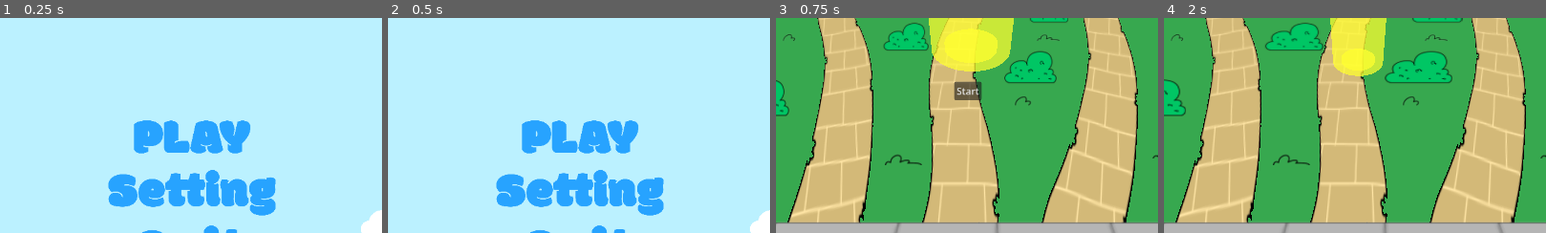
Above: before the commit, frames 1-4 (left to right).
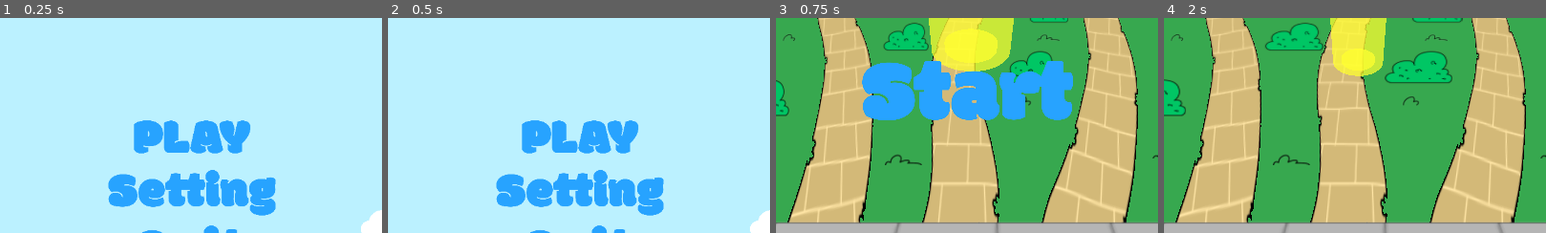
Above: after the commit, the same moments.

Repository: KgHtetNaing/sun_is_watching
Game: Godot game, scene res://scenes/main_menu.tscn
The game is run twice, just before and just after one commit, with the same random seed, the same clock (stepped at 60 frames per second) and the same inputs. The engine's default icon, where the game draws it, is replaced by a stand-in: a white triangle on a blue panel in a dark square.
Inputs (mouse positions are % of the whole screen's width and height, from its top left):
- Up to frame 1 (0.25 s): no input
- Up to frame 2 (0.5 s): no input
- Up to frame 3 (0.75 s): click (50, 61) at 0.5 s
- Up to frame 4 (2 s): click (50, 50) at 1.25 s
The pictures show only the part of the screen within x 25-75%, y 33-83%; the shares and areas given below are measured in that part.

The runs differ from the first frame. In frame 3, 11% of the frame differs, in the area x 22-78%, y 20-48%; in frame 4, nothing differs.

Commit message:
ButtonDone

Diff:
--- a/scenes/main_scene.tscn
+++ b/scenes/main_scene.tscn
@@ -7,13 +7,25 @@
 [ext_resource type="PackedScene" uid="uid://1hyjr1t1utcx" path="res://scenes/homes.tscn" id="4_pu3yx"]
 [ext_resource type="PackedScene" uid="uid://cddnl525thr57" path="res://scenes/win_screen.tscn" id="5_gubc5"]
 [ext_resource type="Script" uid="uid://dd0xrfbjiqaif" path="res://scripts/escape_point.gd" id="5_rt2n2"]
+[ext_resource type="Texture2D" uid="uid://bdjrmxbtm2pa" path="res://art/Ui/button-15.png" id="6_6u1mn"]
+[ext_resource type="Texture2D" uid="uid://dao8r5ip24vsh" path="res://art/Ui/button-17.png" id="7_bcnxi"]
 [ext_resource type="Texture2D" uid="uid://b8ieg05gbitsk" path="res://art/Envi/grass1.png" id="8_4w45t"]
+[ext_resource type="Texture2D" uid="uid://cct6wbfatwoh5" path="res://art/Ui/button-16.png" id="8_7nt27"]
 [ext_resource type="Texture2D" uid="uid://oflr6i4vsgs4" path="res://art/Envi/bigbush.png" id="8_18nlu"]
 [ext_resource type="Texture2D" uid="uid://1svievppf4fk" path="res://art/Envi/exit.png" id="9_e1cbu"]
 [ext_resource type="Texture2D" uid="uid://cq2r2uc8n7y2m" path="res://art/Envi/grass2.png" id="9_r6p65"]
 [ext_resource type="PackedScene" uid="uid://cdvw2b43hrl8i" path="res://bush1.tscn" id="10_6wevv"]
 [ext_resource type="Texture2D" uid="uid://cmxubd31ukevr" path="res://art/Envi/grass3.png" id="10_r6p65"]
 [ext_resource type="Texture2D" uid="uid://ddcqo2uqu3dxy" path="res://art/Envi/path.png" id="12_mngbo"]
+
+[sub_resource type="StyleBoxTexture" id="StyleBoxTexture_k6f3i"]
+texture = ExtResource("6_6u1mn")
+
+[sub_resource type="StyleBoxTexture" id="StyleBoxTexture_xdqt8"]
+texture = ExtResource("7_bcnxi")
+
+[sub_resource type="StyleBoxTexture" id="StyleBoxTexture_adb74"]
+texture = ExtResource("8_7nt27")
 
 [sub_resource type="StandardMaterial3D" id="StandardMaterial3D_6wevv"]
 shading_mode = 0
@@ -78,13 +90,16 @@
 anchor_top = 0.5
 anchor_right = 0.5
 anchor_bottom = 0.5
-offset_left = -23.0
-offset_top = -15.5
-offset_right = 23.0
-offset_bottom = 15.5
+offset_left = -176.81158
+offset_top = -50.0
+offset_right = 176.81158
+offset_bottom = 50.0
 grow_horizontal = 2
 grow_vertical = 2
-text = "Start"
+size_flags_horizontal = 0
+theme_override_styles/normal = SubResource("StyleBoxTexture_k6f3i")
+theme_override_styles/pressed = SubResource("StyleBoxTexture_xdqt8")
+theme_override_styles/hover = SubResource("StyleBoxTexture_adb74")
 
 [node name="Timer" type="Timer" parent="." unique_id=971018918]
 process_mode = 3
--- a/scenes/win_screen.tscn
+++ b/scenes/win_screen.tscn
@@ -9,6 +9,14 @@
 process_mode = 3
 layer = 2
 script = ExtResource("1_wv5lq")
+
+[node name="ColorRect" type="ColorRect" parent="." unique_id=200537826]
+anchors_preset = 15
+anchor_right = 1.0
+anchor_bottom = 1.0
+grow_horizontal = 2
+grow_vertical = 2
+color = Color(0.22745098, 0.22745098, 0.22745098, 0.8117647)
 
 [node name="Control" type="Control" parent="." unique_id=2144213873]
 layout_mode = 3
Binary file changed: art/Ui/button-07.png
Binary file changed: art/Ui/button-10.png
Binary file changed: art/Ui/button-13.png
Binary file added: art/Ui/button-15.png
Not shown, added: art/Ui/button-15.png.import
Binary file added: art/Ui/button-16.png
Not shown, added: art/Ui/button-16.png.import
Binary file added: art/Ui/button-17.png
Not shown, added: art/Ui/button-17.png.import
